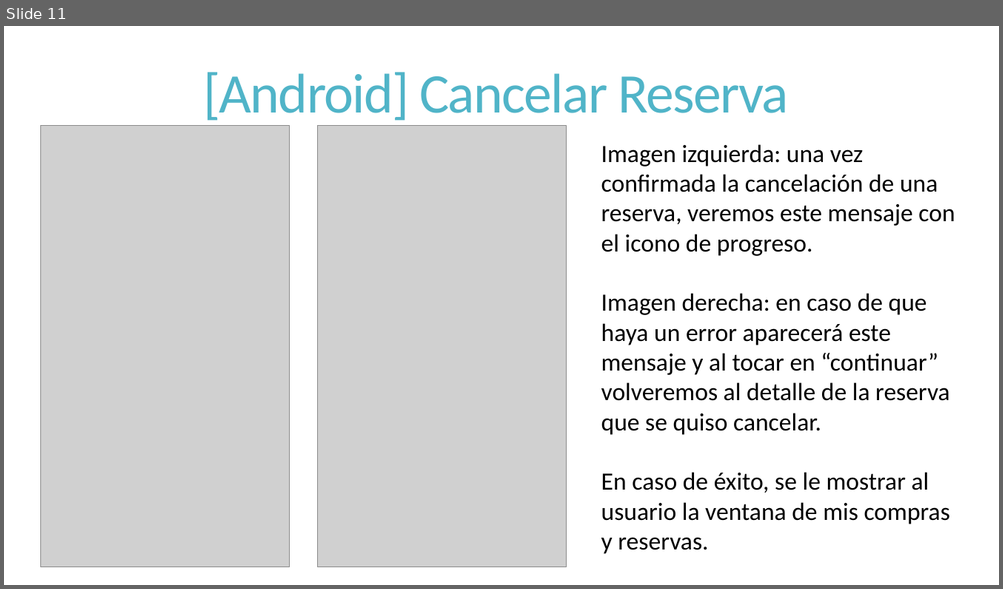
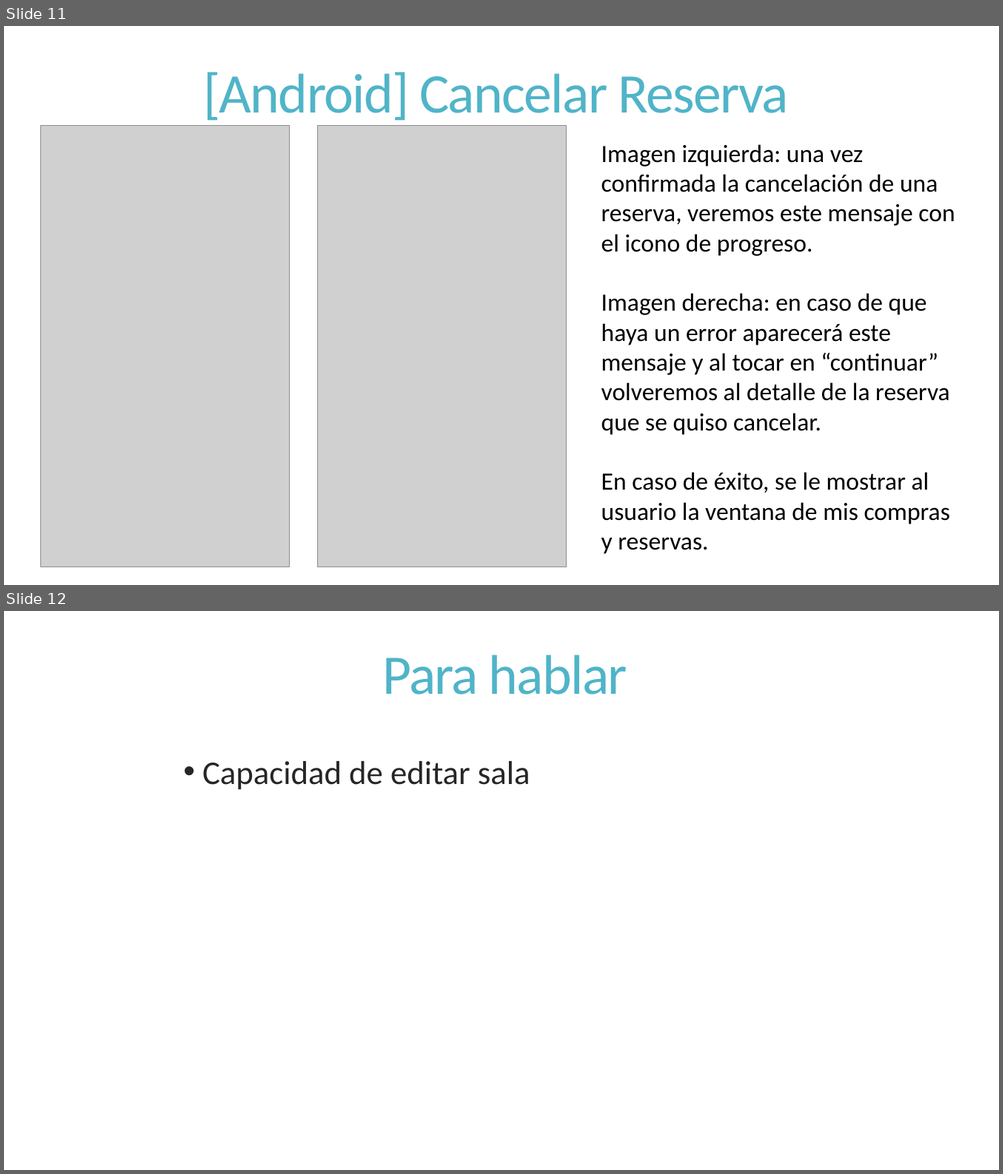
Before and after one commit to dschenkelman/a-malazan-wolvering, a slide deck: docs/Reuniones/Sprint 4/Informe de Avance/2013-10-28-InformedeAvance.pptx. Shown one above the other, each under a label of ours: slide 11 before the commit, slides 11 and 12 after it. The pictures are 1003x589 and 1003x1174 pixels, drawn with LibreOffice and Linux fonts; fonts in the diff are those of the drawing; grey boxes stand for pictures. Boxes give left, top, right and bottom in pixels: in the first picture for what was removed or moved away, otherwise in the second. Text is boxed around its words. In the diff, an @@ line names an element or a change of style, - is before the commit and + after.

```diff
--- a/docs/Reuniones/Sprint 4/Informe de Avance/2013-10-28-InformedeAvance.pptx
+++ b/docs/Reuniones/Sprint 4/Informe de Avance/2013-10-28-InformedeAvance.pptx
@@ slide 12 added at [4, 611, 999, 1170], background #FFFFFF @@
@@ title added at [382, 655, 627, 695], 54 pt, text #50B4C8 @@
+Para hablar
@@ text added at [202, 761, 530, 790], 32 pt, text #262626 @@
+• Capacidad de editar sala
```
Also in this commit, not shown: 2 other files.
